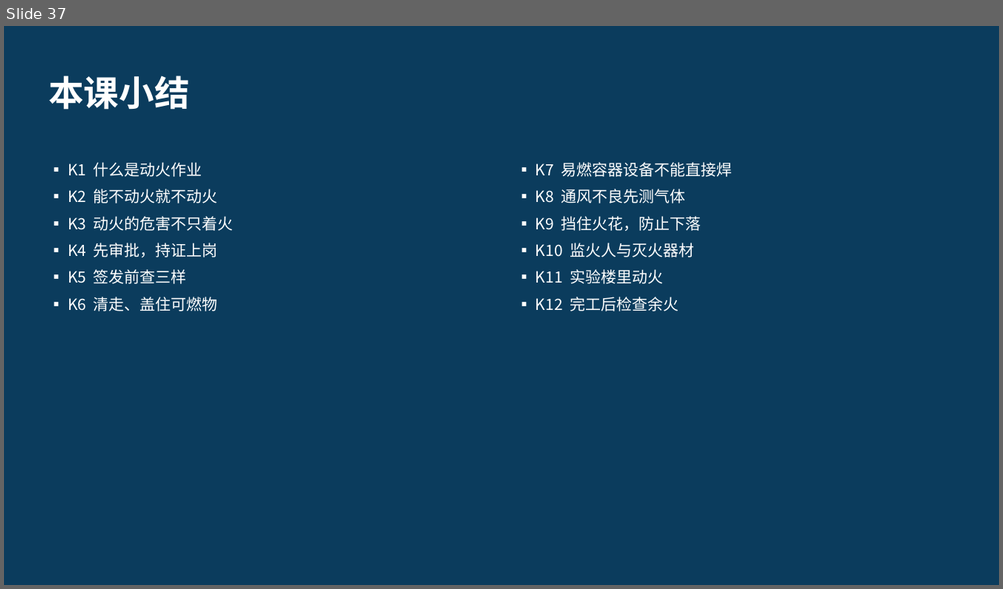
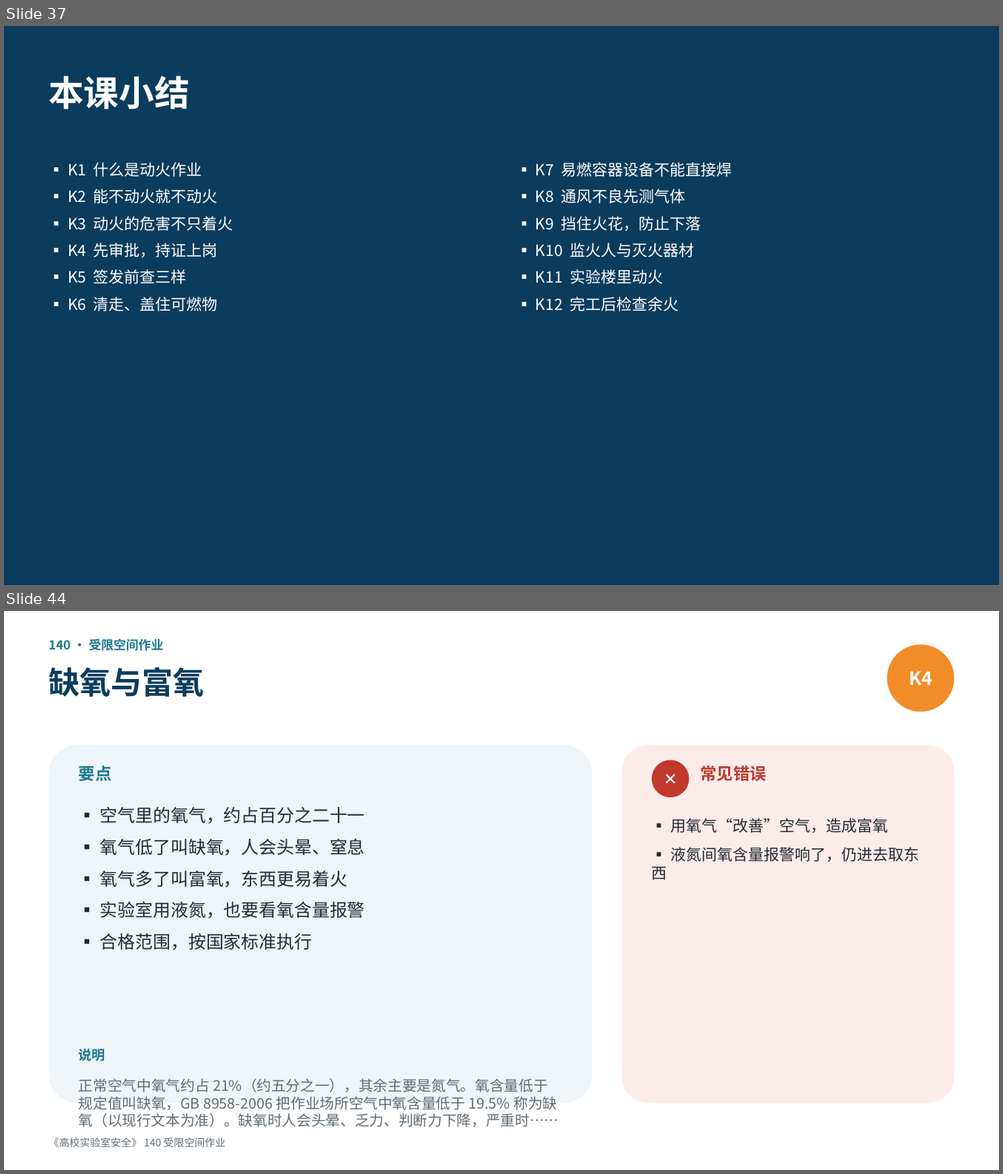
Before and after one commit to hanrongwx-max/videoyoutubo, a slide deck: course/高校实验室安全/课件/第12章_特种作业与工程施工安全.pptx. Shown one above the other, each under a label of ours: slide 37 before the commit, slides 37 and 44 after it; the slides between them are not shown. The pictures are 1003x589 and 1003x1174 pixels, drawn with LibreOffice and Linux fonts; fonts in the diff are those of the drawing. Boxes give left, top, right and bottom in pixels: in the first picture for what was removed or moved away, otherwise in the second. Text is boxed around its words. In the diff, an @@ line names an element or a change of style, - is before the commit and + after.

```diff
--- a/course/高校实验室安全/课件/第12章_特种作业与工程施工安全.pptx
+++ b/course/高校实验室安全/课件/第12章_特种作业与工程施工安全.pptx
@@ slide 44 added at box(4, 611, 999, 1170), background #FFFFFF @@
@@ text added at box(48, 638, 164, 651), 12 pt, text #1D7A8C, bold @@
+140 · 受限空间作业
@@ ellipse added at box(887, 644, 954, 712), fill #F28C28, 18 pt, text #FFFFFF, bold @@
+K4
@@ text added at box(48, 667, 204, 697), 30 pt, text #0B3C5D, bold @@
+缺氧与富氧
@@ rounded rectangle added at box(48, 745, 592, 1103), fill #EEF4F7 @@
@@ text added at box(79, 766, 112, 781), 16 pt, text #1D7A8C, bold @@
+要点
@@ rounded rectangle added at box(622, 745, 954, 1103), fill #FBECEA @@
@@ ellipse added at box(652, 760, 689, 797), fill #C0392B, 16 pt, text #FFFFFF, bold @@
+✕
@@ text added at box(700, 766, 765, 781), 16 pt, text #C0392B, bold @@
+常见错误
@@ text added at box(100, 807, 365, 950), 17 pt, text #222B33 @@
+▪ 空气里的氧气，约占百分之二十一
+▪ 氧气低了叫缺氧，人会头晕、窒息
+▪ 氧气多了叫富氧，东西更易着火
+▪ 实验室用液氮，也要看氧含量报警
+▪ 合格范围，按国家标准执行
@@ text added at box(652, 818, 919, 880), 15 pt, text #222B33 @@
+▪ 用氧气“改善”空气，造成富氧
+▪ 液氮间氧含量报警响了，仍进去取东西
@@ text added at box(79, 1049, 105, 1062), 13 pt, text #1D7A8C, bold @@
+说明
@@ text added at box(79, 1079, 559, 1128), 14 pt, text #5F6B75 @@
+正常空气中氧气约占 21%（约五分之一），其余主要是氮气。氧含量低于规定值叫缺氧，GB 8958-2006 把作业场所空气中氧含量低于 19.5% 称为缺氧（以现行文本为准）。缺氧时人会头晕、乏力、判断力下降，严重时……
@@ text added at box(48, 1138, 225, 1147), 10 pt, text #5F6B75 @@
+《高校实验室安全》 140 受限空间作业
```
Also in this commit, not shown: 21 other slides added, 2 other files.
